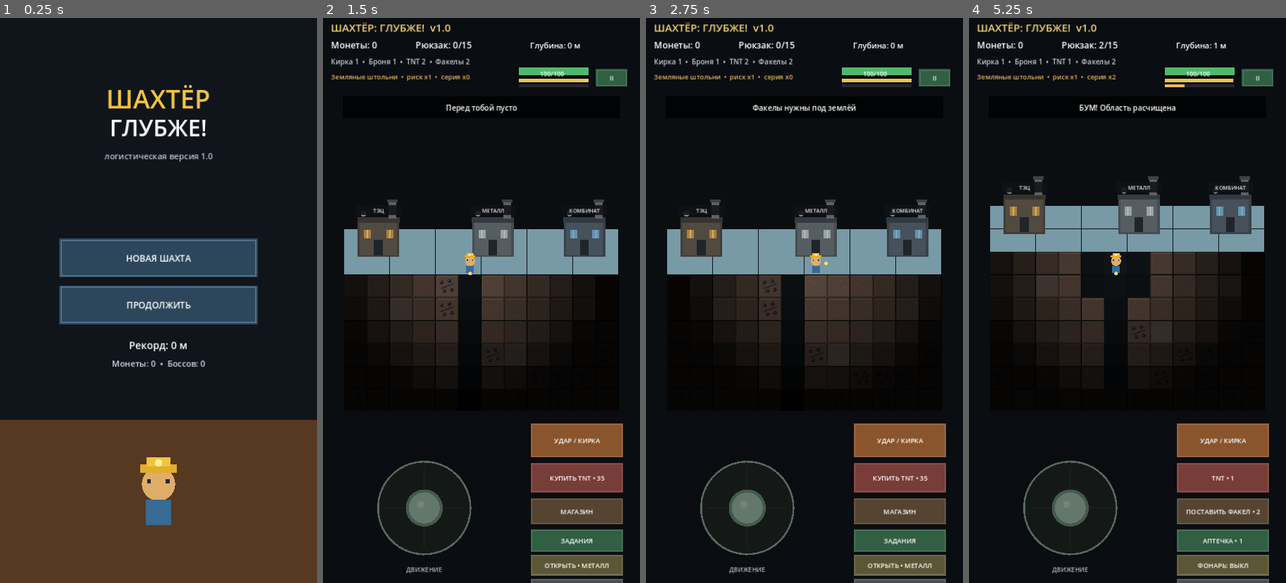
Above: before the commit, frames 1-4 (left to right).
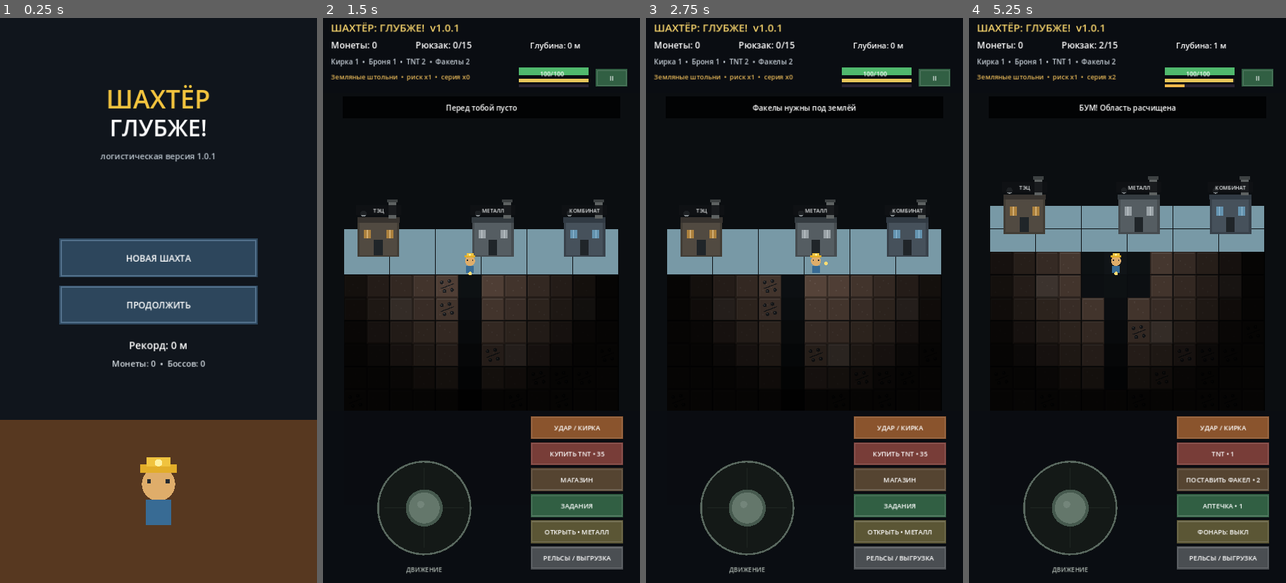
Above: after the commit, the same moments.

Repository: geodenix/miner-deeper
Game: Godot game, scene res://Main.tscn
Two runs of this game, one before a commit and one after it. Both use one fixed random seed, a clock stepped at 60 frames per second and the inputs below.
Inputs (mouse positions are in pixels of both pictures, inside the frame that each line leads up to):
- Up to frame 1 (0.25 s): no input
- Up to frame 2 (1.5 s): tap Enter at 0.5 s; move the mouse to (551, 272) at 0.52 s; hold D 0.53-1.25 s; tap T at 0.6 s; click (551, 272) at 0.67 s; tap Space at 0.77, 1.25 s; drag from (418, 328) to (465, 413) at 1.27 s
- Up to frame 3 (2.75 s): tap Enter at 2 s; move the mouse to (836, 176) at 2.02 s; hold D from 2.03 s (still down); tap R at 2.1 s
- Up to frame 4 (5.25 s): release D at 2.75 s; tap Space at 2.75, 3.77, 4.25 s; drag from (1111, 413) to (1032, 215) at 2.77 s; tap Enter at 3.5 s; move the mouse to (1222, 385) at 3.52 s; hold A 3.53-4.25 s; tap F at 3.6 s; drag from (1032, 215) to (1079, 159) at 4.27 s; move the mouse to (1143, 300) at 5.02 s; hold S from 5.03 s (still down); tap T at 5.1 s; click (1143, 300) at 5.17 s

The runs differ from the first frame. In frame 1, 0.3% of the frame differs, in the area x 31-68%, y 23-26%; in frame 2, 6.9%, in the area x 40-95%, y 1-100%; in frame 3, 6.9%; in frame 4, 6.9%.

Commit message:
Fix bottom action panel overflow on Android

Diff:
--- a/game/main.gd
+++ b/game/main.gd
@@ -217,23 +217,29 @@
 func down_rect() -> Rect2:
 	return Rect2(165, control_top() + 178, 126, 126)
 
+func action_stack_rect(slot: int) -> Rect2:
+	var gap: float = 7.0
+	var top_pad: float = 12.0
+	var button_h: float = 52.0
+	return Rect2(472, control_top() + top_pad + float(slot) * (button_h + gap), 210, button_h)
+
 func attack_rect() -> Rect2:
-	return Rect2(472, control_top() + 28, 210, 78)
+	return action_stack_rect(0)
 
 func tnt_rect() -> Rect2:
-	return Rect2(472, control_top() + 118, 210, 68)
+	return action_stack_rect(1)
 
 func shop_rect() -> Rect2:
-	return Rect2(472, control_top() + 198, 210, 60)
+	return action_stack_rect(2)
 
 func quests_rect() -> Rect2:
-	return Rect2(472, control_top() + 268, 210, 52)
+	return action_stack_rect(3)
 
 func light_rect() -> Rect2:
-	return Rect2(472, control_top() + 326, 210, 48)
+	return action_stack_rect(4)
 
 func logistics_rect() -> Rect2:
-	return Rect2(472, control_top() + 380, 210, 46)
+	return action_stack_rect(5)
 
 func logistics_station_rect() -> Rect2:
 	return Rect2(85, 350, 550, 90)
@@ -1859,7 +1865,7 @@
 	draw_rect(Rect2(0,h-370,BASE_W,370),Color("#573820"))
 	draw_string(ThemeDB.fallback_font,Vector2(0,205),"ШАХТЁР",HORIZONTAL_ALIGNMENT_CENTER,BASE_W,58,Color("#f3c43e"))
 	draw_string(ThemeDB.fallback_font,Vector2(0,268),"ГЛУБЖЕ!",HORIZONTAL_ALIGNMENT_CENTER,BASE_W,52,Color.WHITE)
-	draw_string(ThemeDB.fallback_font,Vector2(0,320),"логистическая версия 1.0",HORIZONTAL_ALIGNMENT_CENTER,BASE_W,19,Color("#b9c3cc"))
+	draw_string(ThemeDB.fallback_font,Vector2(0,320),"логистическая версия 1.0.1",HORIZONTAL_ALIGNMENT_CENTER,BASE_W,19,Color("#b9c3cc"))
 	draw_menu_button(menu_new_rect(),"НОВАЯ ШАХТА")
 	draw_menu_button(menu_continue_rect(),"ПРОДОЛЖИТЬ")
 	draw_string(ThemeDB.fallback_font,Vector2(0,750),"Рекорд: "+str(maxi(0,max_depth-SURFACE_ROW))+" м",HORIZONTAL_ALIGNMENT_CENTER,BASE_W,23,Color.WHITE)
@@ -2004,7 +2010,7 @@
 
 func draw_hud() -> void:
 	draw_rect(Rect2(0,0,BASE_W,TOP_H),Color(0.04,0.05,0.07,0.97))
-	draw_string(ThemeDB.fallback_font,Vector2(18,31),"ШАХТЁР: ГЛУБЖЕ!  v1.0",HORIZONTAL_ALIGNMENT_LEFT,-1,24,Color("#f5d36b"))
+	draw_string(ThemeDB.fallback_font,Vector2(18,31),"ШАХТЁР: ГЛУБЖЕ!  v1.0.1",HORIZONTAL_ALIGNMENT_LEFT,-1,24,Color("#f5d36b"))
 	draw_string(ThemeDB.fallback_font,Vector2(18,69),"Монеты: "+str(coins),HORIZONTAL_ALIGNMENT_LEFT,-1,20,Color.WHITE)
 	draw_string(ThemeDB.fallback_font,Vector2(210,69),"Рюкзак: "+str(bag_used())+"/"+str(bag_capacity()),HORIZONTAL_ALIGNMENT_LEFT,-1,20,Color.WHITE)
 	draw_string(ThemeDB.fallback_font,Vector2(470,69),"Глубина: "+str(maxi(0,player.y-SURFACE_ROW))+" м",HORIZONTAL_ALIGNMENT_LEFT,-1,18,Color.WHITE)
@@ -2354,4 +2360,7 @@
 	var c: Color = base_color if enabled else Color("#33383d")
 	draw_rect(r,c)
 	draw_rect(r.grow(-3),c.lightened(0.16),false,2)
-	draw_string(ThemeDB.fallback_font,r.position+Vector2(0,r.size.y*0.5+6),label,HORIZONTAL_ALIGNMENT_CENTER,r.size.x,15,Color.WHITE)
+	var font_size: int = 15
+	if label.length() > 20:
+		font_size = 13
+	draw_string(ThemeDB.fallback_font,r.position+Vector2(0,r.size.y*0.5+6),label,HORIZONTAL_ALIGNMENT_CENTER,r.size.x,font_size,Color.WHITE)
